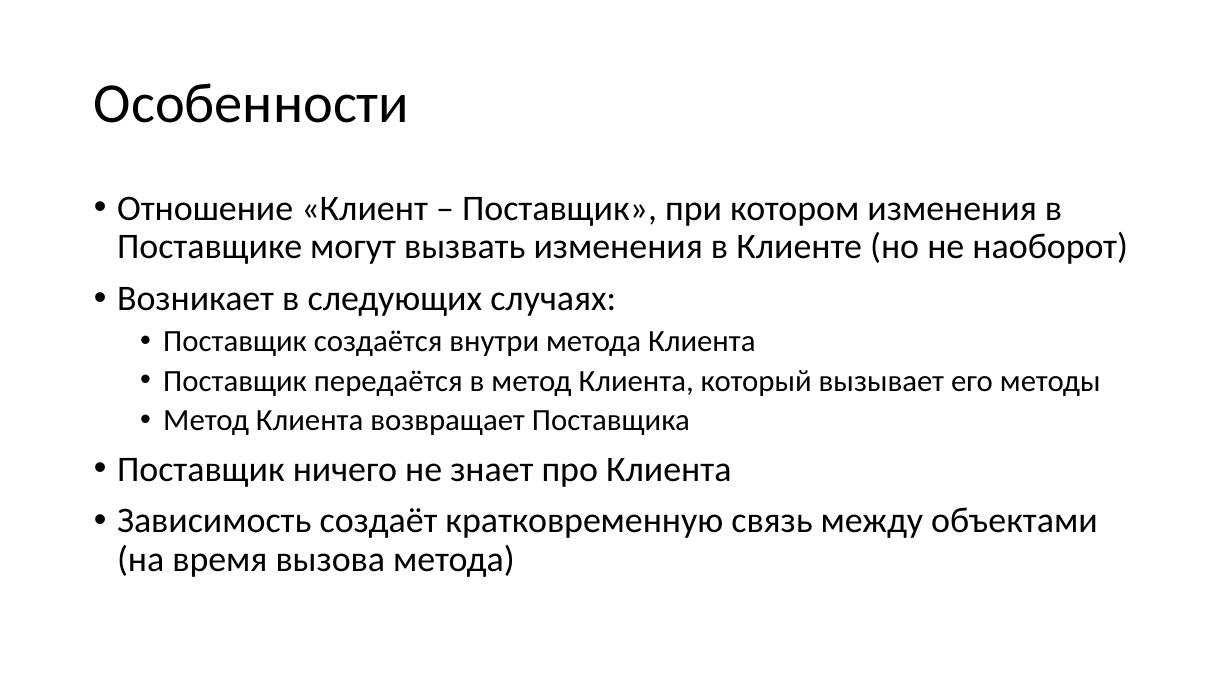
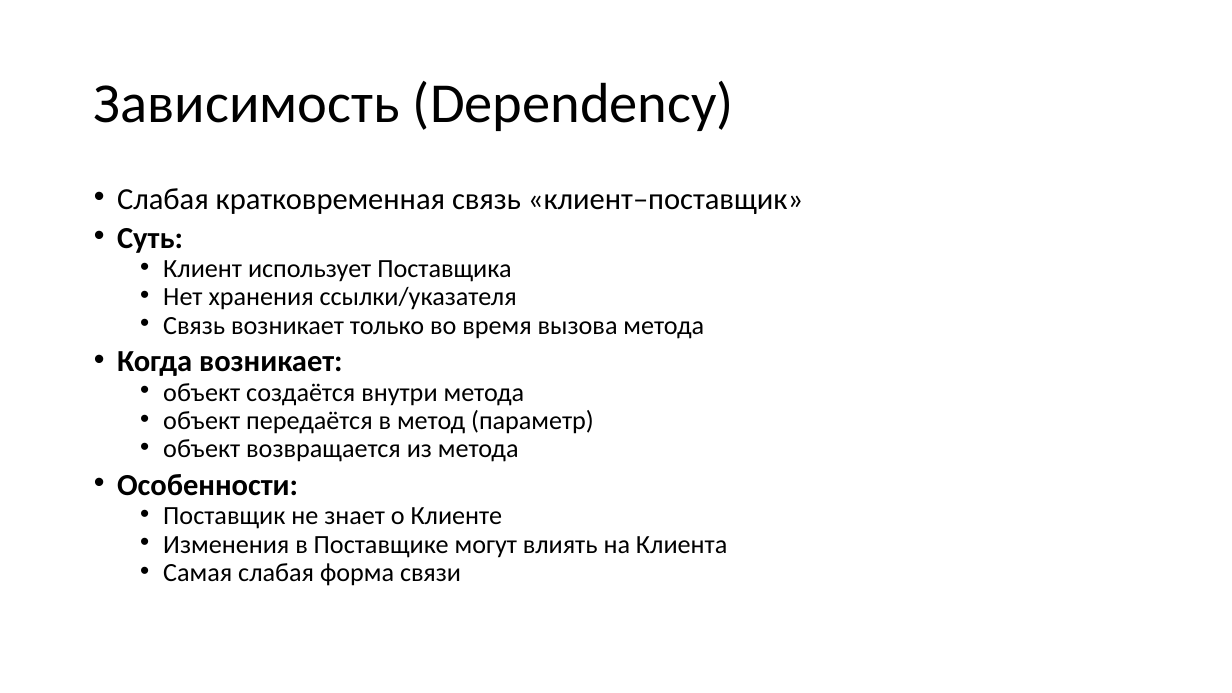
Before and after one commit to alexey-malov/oop, a slide deck: slide 20 of lectures/03/Виды отношений между классами.pptx (slide 19 before the commit). Drawn at 1232x693 pixels with LibreOffice and Linux fonts; fonts in the diff are those of the drawing. Boxes give left, top, right and bottom in pixels: in the first picture for what was removed or moved away, otherwise in the second. Text is boxed around its words. In the diff, an @@ line names an element or a change of style, - is before the commit and + after.

Commit message:
Обновил лекции и добавли пример написания Mock-объектов вручную

```diff
--- a/lectures/03/Виды отношений между классами.pptx
+++ b/lectures/03/Виды отношений между классами.pptx
@@ title at (94,81,734,131): text changed @@
-Особенности
+Зависимость (Dependency)
@@ text at (117,188,803,586): text changed; size 28 to 20.4 pt @@
-• Отношение «Клиент – Поставщик», при котором изменения в Поставщике могут вызвать изменения в Клиенте (но не наоборот)
-• Возникает в следующих случаях:
-  • Поставщик создаётся внутри метода Клиента
-  • Поставщик передаётся в метод Клиента, который вызывает его методы
-  • Метод Клиента возвращает Поставщика
-• Поставщик ничего не знает про Клиента
-• Зависимость создаёт кратковременную связь между объектами (на время вызова метода)
+• Слабая кратковременная связь «клиент–поставщик»
+• Суть:
+  • Клиент использует Поставщика
+  • Нет хранения ссылки/указателя
+  • Связь возникает только во время вызова метода
+• Когда возникает:
+  • объект создаётся внутри метода
+  • объект передаётся в метод (параметр)
+  • объект возвращается из метода
+• Особенности:
+  • Поставщик не знает о Клиенте
+  • Изменения в Поставщике могут влиять на Клиента
+  • Самая слабая форма связи
```
Also in this commit, not shown: 3 other slides changed, 1 slide added, 3 other files.
